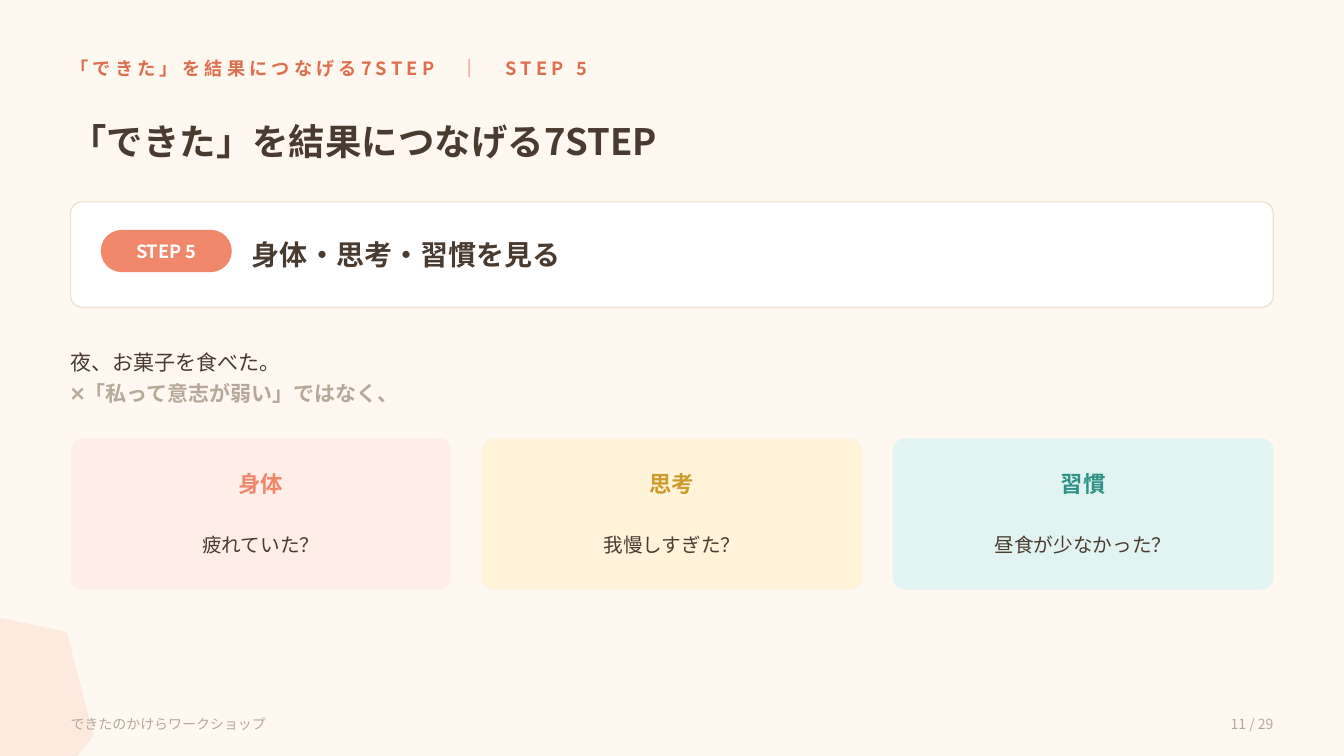
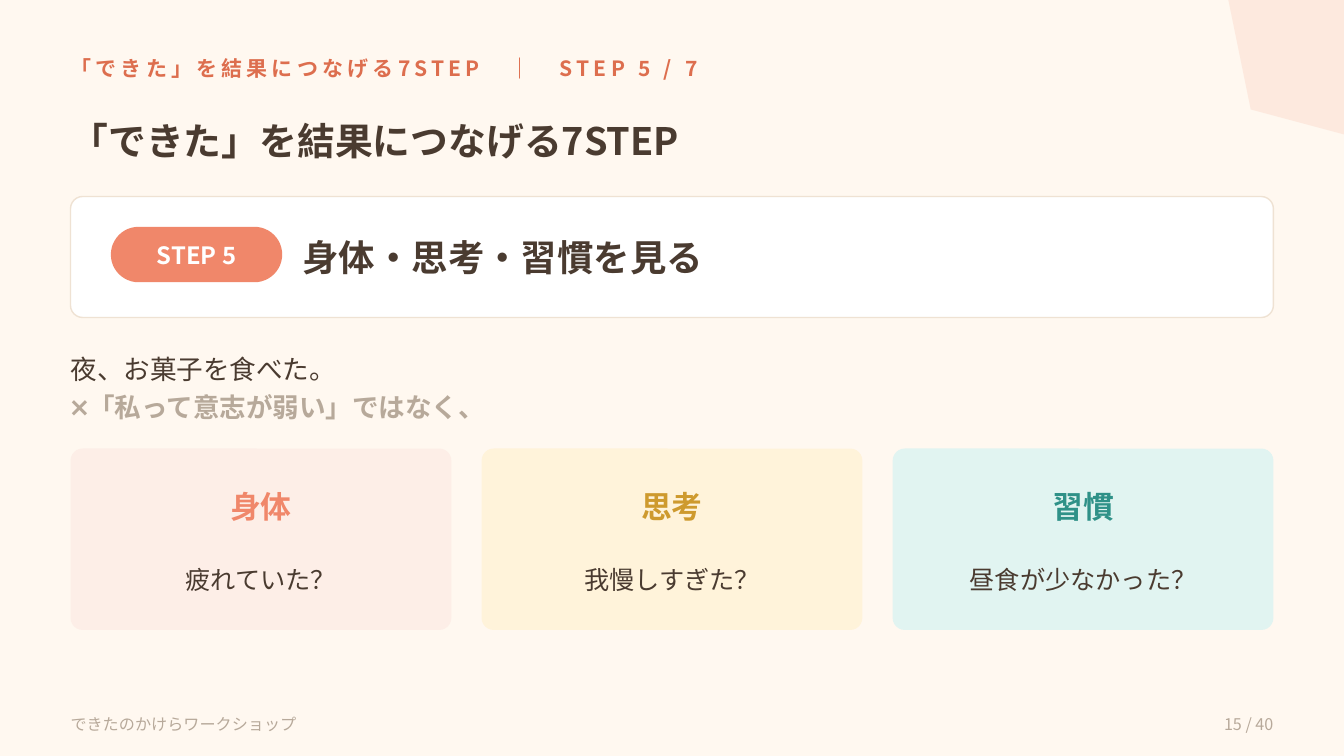
Before and after one commit to shiori0823/dekitanokakera-LM, a slide deck: slide 15 of workshop/dist/dekitanokakera-workshop.pptx (slide 11 before the commit). Drawn at 1344x756 pixels with LibreOffice and Linux fonts; fonts in the diff are those of the drawing. Boxes give left, top, right and bottom in pixels: in the first picture for what was removed or moved away, otherwise in the second. Text is boxed around its words. In the diff, an @@ line names an element or a change of style, - is before the commit and + after.

```diff
--- a/workshop/dist/dekitanokakera-workshop.pptx
+++ b/workshop/dist/dekitanokakera-workshop.pptx
@@ hexagon at (1202, 0, 1344, 149): rotation 12 to 15 degrees @@
@@ text at (71, 58, 697, 78): text changed; size 13 to 15 pt @@
-「できた」を結果につなげる7STEP ｜ STEP 5
+「できた」を結果につなげる7STEP ｜ STEP 5 / 7
@@ text "「できた」を結果につなげる7STEP" at (71, 122, 680, 159): size 26 to 27 pt @@
@@ rounded rectangle: place and size @@
-rounded rectangle at (71, 202, 1273, 308)
+rounded rectangle at (71, 197, 1273, 318)
@@ text "身体・思考・習慣を見る": place and size @@
-text "身体・思考・習慣を見る" at (252, 241, 560, 268)
+text "身体・思考・習慣を見る" at (302, 240, 703, 275)
@@ text "身体・思考・習慣を見る" at (302, 240, 703, 275): size 20 to 26 pt @@
@@ text "STEP 5": place and size @@
-text "STEP 5" at (136, 244, 197, 258)
+text "STEP 5" at (157, 246, 236, 265)
@@ text "STEP 5" at (157, 246, 236, 265): size 13 to 17 pt @@
@@ rounded rectangle: place and size @@
-rounded rectangle at (101, 230, 232, 272)
+rounded rectangle at (111, 227, 282, 282)
@@ text "夜、お菓子を食べた。" at (71, 356, 485, 419): size 15 to 19 pt @@
@@ rounded rectangle: place and size @@
-rounded rectangle at (71, 439, 452, 590)
+rounded rectangle at (71, 449, 452, 630)
@@ rounded rectangle: place and size @@
-rounded rectangle at (482, 439, 863, 590)
+rounded rectangle at (482, 449, 863, 630)
@@ proportions changed in 4 elements at (71, 197, 1273, 318), (71, 449, 452, 630), (482, 449, 863, 630), (893, 449, 1274, 630) @@
@@ rounded rectangle: place and size @@
-rounded rectangle at (893, 439, 1274, 590)
+rounded rectangle at (893, 449, 1274, 630)
@@ text "身体": place and size @@
-text "身体" at (239, 473, 284, 494)
+text "身体" at (230, 492, 292, 521)
@@ text "思考": place and size @@
-text "思考" at (650, 473, 695, 494)
+text "思考" at (641, 492, 703, 521)
@@ size 16 to 22 pt in 3 elements at (230, 492, 292, 521), (641, 492, 703, 521), (1052, 492, 1114, 521) @@
@@ text "習慣": place and size @@
-text "習慣" at (1061, 473, 1106, 494)
+text "習慣" at (1052, 492, 1114, 521)
@@ text "疲れていた？": place and size @@
-text "疲れていた？" at (202, 535, 319, 554)
+text "疲れていた？" at (186, 568, 336, 591)
@@ text "我慢しすぎた？": place and size @@
-text "我慢しすぎた？" at (603, 535, 740, 554)
+text "我慢しすぎた？" at (584, 568, 760, 591)
@@ size 14 to 18 pt in 3 elements at (186, 568, 336, 591), (584, 568, 760, 591), (970, 568, 1197, 591) @@
@@ text "昼食が少なかった？": place and size @@
-text "昼食が少なかった？" at (995, 535, 1172, 554)
+text "昼食が少なかった？" at (970, 568, 1197, 591)
@@ text "できたのかけらワークショップ" at (71, 717, 297, 731): size 10 to 11.5 pt @@
@@ text at (1224, 718, 1273, 730): text changed; size 10 to 11.5 pt @@
-11 / 29
+15 / 40
```
Also in this commit, not shown: 28 other slides changed, 11 slides added, 3 other files.
